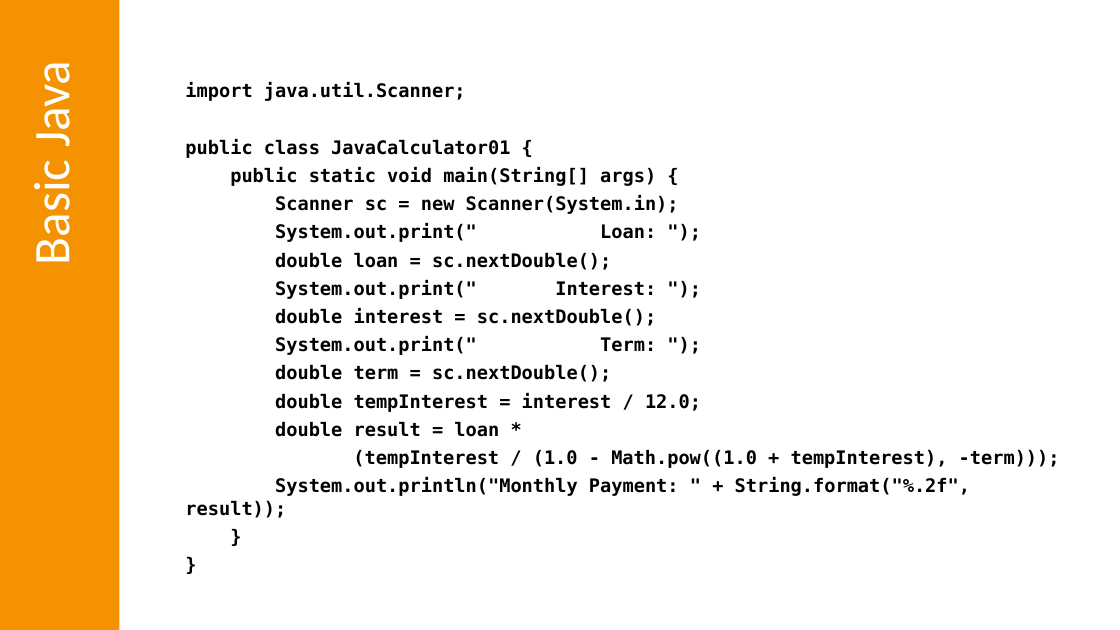
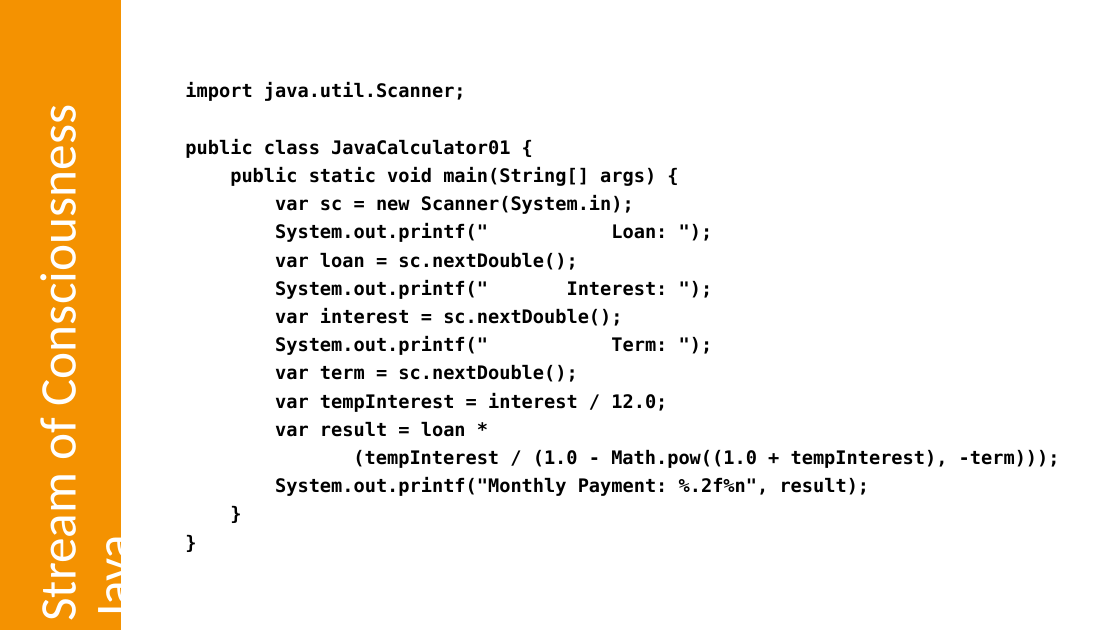
Before and after one commit to Sebas-gatica-dev/JCP_EC_Education_WG_Presentation, a slide deck: slide 21 of Java in Education For JUGs Without Notes.pptx. Drawn at 1120x630 pixels with LibreOffice and Linux fonts; fonts in the diff are those of the drawing. Boxes give left, top, right and bottom in pixels: in the first picture for what was removed or moved away, otherwise in the second. Text is boxed around its words. In the diff, an @@ line names an element or a change of style, - is before the commit and + after.

```diff
--- a/Java in Education For JUGs Without Notes.pptx
+++ b/Java in Education For JUGs Without Notes.pptx
@@ text at box(27, 135, 145, 620): text changed @@
-Basic Java
+Stream of Consciousness Java
@@ text at box(275, 195, 668, 437): text changed @@
-Scanner sc = new Scanner(System.in);
-System.out.print(" Loan: ");
-double loan = sc.nextDouble();
-System.out.print(" Interest: ");
-double interest = sc.nextDouble();
-System.out.print(" Term: ");
-double term = sc.nextDouble();
-double tempInterest = interest / 12.0;
-double result = loan *
+var sc = new Scanner(System.in);
+System.out.printf(" Loan: ");
+var loan = sc.nextDouble();
+System.out.printf(" Interest: ");
+var interest = sc.nextDouble();
+System.out.printf(" Term: ");
+var term = sc.nextDouble();
+var tempInterest = interest / 12.0;
+var result = loan *
@@ text at box(275, 477, 870, 496): text changed @@
-System.out.println("Monthly Payment: " + String.format("%.2f", result));
+System.out.printf("Monthly Payment: %.2f%n", result);
```
Also in this commit, not shown: 7 other slides changed, 1 other file.
